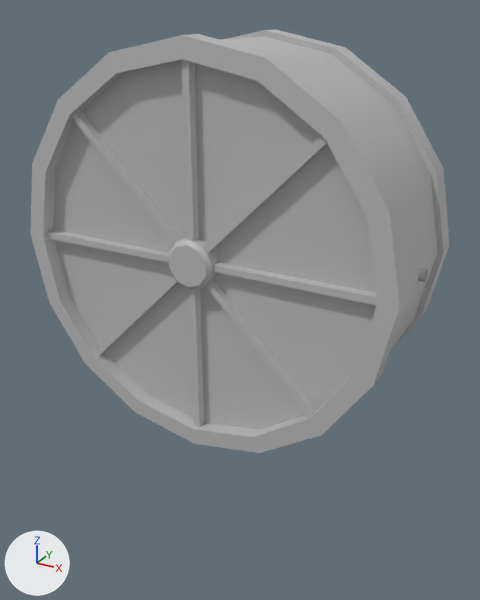
Renders of the FBX model Art/Export/SK/Customiser/Torso/SK_Fan.fbx from each side of a commit.
One viewpoint serves both versions: a camera (50 mm lens) standing at (0.0057, -0.00993, 0.01572) and looking at (0.00022, 0.00003, 0.01074). Every picture has the same lights, and +X, +Y and +Z are marked at lower left. Where no turn or scale is listed for an object, it has been applied to the vertices. Vertices at the same position are counted once.

Before the edit, the objects in view are built like this:
```python
me_mesh = bpy.data.meshes.new('Mesh')
me_mesh.from_pydata(...)  # 878 vertices, 718 faces; spans x -0.00353..0.00353, y -0.00137..0.00184, z 0.0083..0.01536
me_mesh.materials.append(mat_lambert48)  # grey #bcbcbc
ob_sk_fan = bpy.data.objects.new('SK_Fan', me_mesh)
ob_sk_fan.location = (0.0, 0.0, 0.0)
```
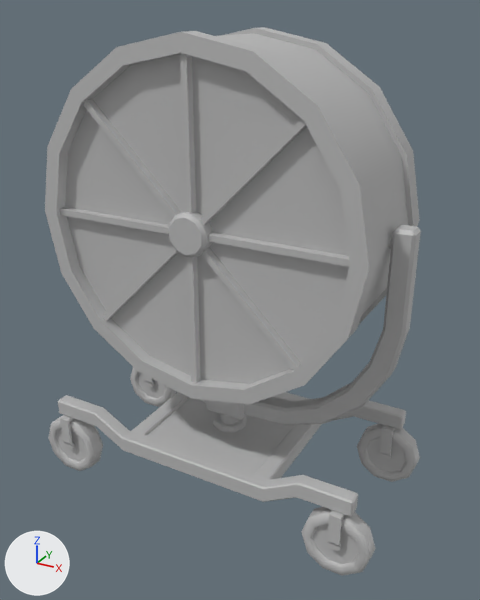
Where the change shows, as pixel boxes [x1, y1, x2, y2] in the pictures (480 x 600 px; the box of a moved part takes in the faces that stretch with it):
'SK_Fan', reshaped (10% narrower, 29% taller)
    before: [30, 29, 450, 453]
    after: [45, 27, 421, 576]
part 1 of me_mesh, moved or reshaped
    before: [418, 268, 427, 282]
    after: [389, 238, 392, 249]
part 2 of me_mesh, moved or reshaped (not visible afterwards)
    before: [168, 238, 218, 289]
part 3 of me_mesh, moved or reshaped
    before: [181, 59, 199, 240]
    after: [180, 53, 201, 383]
part 4 of me_mesh, moved or reshaped
    before: [30, 34, 409, 453]
    after: [45, 31, 378, 404]
part 5 of me_mesh, moved or reshaped
    before: [53, 60, 376, 429]
    after: [65, 54, 349, 384]
part 6 of me_mesh, moved or reshaped
    before: [47, 230, 169, 263]
    after: [60, 207, 350, 267]
part 7 of me_mesh, rebuilt (12% narrower, 10% shorter)
    before: [220, 36, 438, 351]
    after: [216, 33, 408, 316]
part 8 of me_mesh, rebuilt (12% narrower)
    before: [227, 29, 450, 342]
    after: [225, 27, 420, 324]
part 9 of me_mesh, deleted
    before: [189, 262, 377, 427]
part 10 of me_mesh, built on
    before: [72, 111, 327, 418]
    after: [48, 99, 421, 576]

What the commit changed:
Material 'M_Mesh' (mat_m_mesh) is new.
Its base color is (0.5, 0.5, 0.5) (grey #bcbcbc).
me_mesh is used by ob_sk_fan; location (0.0, 0.0, 0.0).
me_mesh had 878 vertices, 718 faces and spanned x -0.00353..0.00353, y -0.00137..0.00184, z 0.0083..0.01536.
me_mesh now has 1542 vertices, 1380 faces and spans x -0.00355..0.00355, y -0.00166..0.00166, z 0.00678..0.01541.
me_mesh part 1: the loose piece of 16 vertices spanning x 0.00339..0.00351, y 0.00014..0.00033, z 0.01167..0.01189 is scaled about its middle by 0.866, then moved by (-0.00047, -0.00023, 0.00053).
me_mesh part 2: the loose piece of 40 vertices spanning x -0.00041..0.00042, y -0.00137..-0.00078, z 0.01139..0.01227 is scaled about its middle by 0.866, then moved by (0.0, 0.00107, 0.00052).
me_mesh part 3: the loose piece of 8 vertices spanning x -0.00006..0.00007, y -0.00125..-0.0009, z 0.01223..0.01505 is scaled about its middle by (0.931, 0.866, 1.98), then moved by (0.0, -0.00006, -0.00129).
me_mesh part 4: the loose piece of 64 vertices spanning x -0.00353..0.00353, y -0.00135..-0.00085, z 0.0083..0.01536 is scaled about its middle by 0.866, then moved by (0.0, -0.00006, 0.00052).
me_mesh part 5: the loose piece of 21 vertices spanning x -0.00326..0.00326, y -0.00108, z 0.00857..0.01509 is scaled about its middle by (0.866, 1, 0.866), then moved by (0.0, -0.00006, 0.00052), in mat_m_mesh (grey #bcbcbc).
me_mesh part 6: the loose piece of 8 vertices spanning x -0.00321..-0.00039, y -0.00125..-0.0009, z 0.01176..0.01189 is scaled about its middle by (1.98, 0.866, 0.931), then moved by (0.0018, -0.00006, 0.00052).
me_mesh part 7: the loose piece of 84 vertices spanning x -0.00343..0.00344, y -0.00127..0.00173, z 0.0084..0.01526 is rebuilt with 32 vertices and now spans x -0.00297..0.00297, y -0.0013..0.0013, z 0.00938..0.01532.
me_mesh part 8: the loose piece of 64 vertices spanning x -0.00353..0.00353, y 0.00131..0.00182, z 0.0083..0.01536 is rebuilt with 64 vertices and now spans x -0.00306..0.00306, y 0.00094..0.00137, z 0.00929..0.01541.
me_mesh part 9: 8 loose pieces with 138 vertices, spanning x -0.00232..0.00322, y -0.00125..0.00184, z 0.00861..0.01227, are deleted.
me_mesh part 10: 78 vertices removed from x -0.00232..0.00232, y -0.00125..0.00172, z 0.00951..0.01415; 964 vertices added at x -0.00355..0.00355, y -0.00166..0.00166, z 0.00678..0.01436.
me_mesh now uses material mat_m_mesh (grey #bcbcbc).
